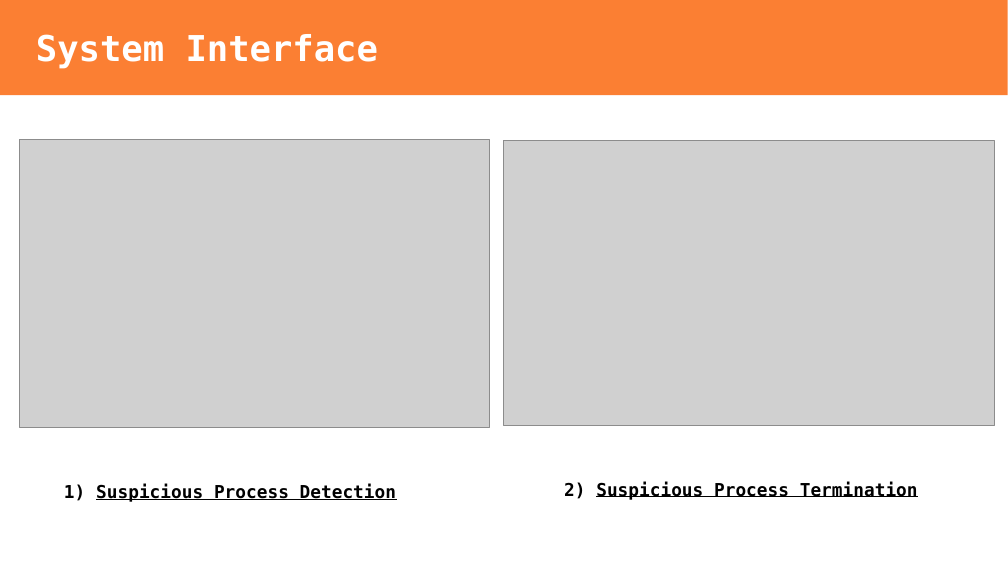
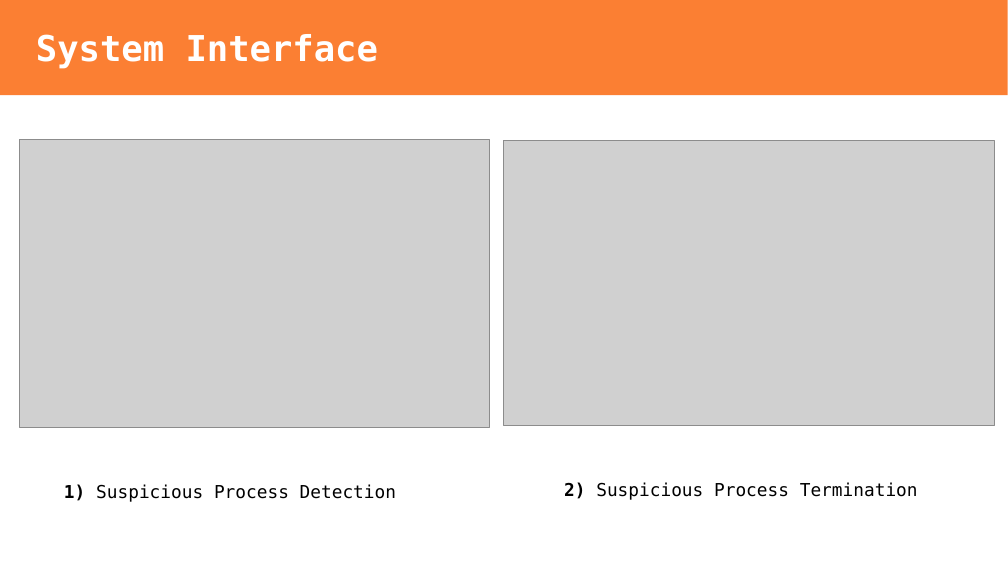
Before and after one commit to bit-web24/keylogger-detection-system, a slide deck: slide 7 of docs/presentation.odp. Drawn at 1008x567 pixels with LibreOffice and Linux fonts; fonts in the diff are those of the drawing; grey boxes stand for pictures. Boxes give left, top, right and bottom in pixels: in the first picture for what was removed or moved away, otherwise in the second. Text is boxed around its words. In the diff, an @@ line names an element or a change of style, - is before the commit and + after.

```diff
--- a/docs/presentation.odp
+++ b/docs/presentation.odp
@@ text "1) Suspicious Process Detection" at [64,484,396,502]: bold off, underline off @@
@@ text "2) Suspicious Process Termination" at [564,482,918,500]: bold off, underline off @@
```
Also in this commit, not shown: 3 other slides changed, 1 other file.
